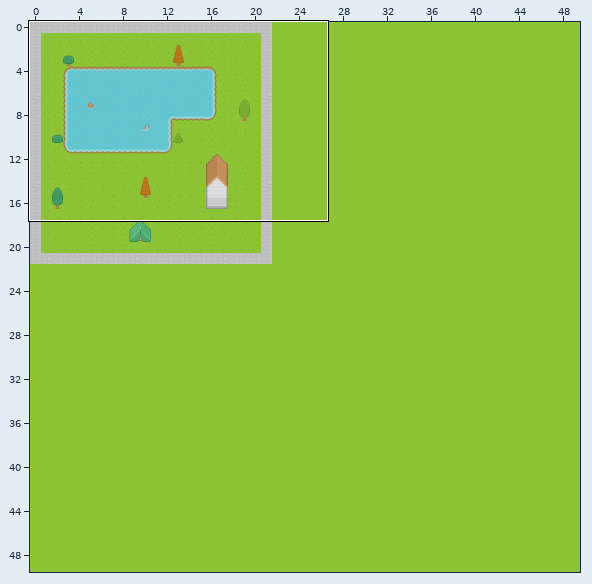
A Tiled map gets an edit: data/testmap.tmx. Above, an overview of the earlier version with the close-up marked.
Close-up. Before:
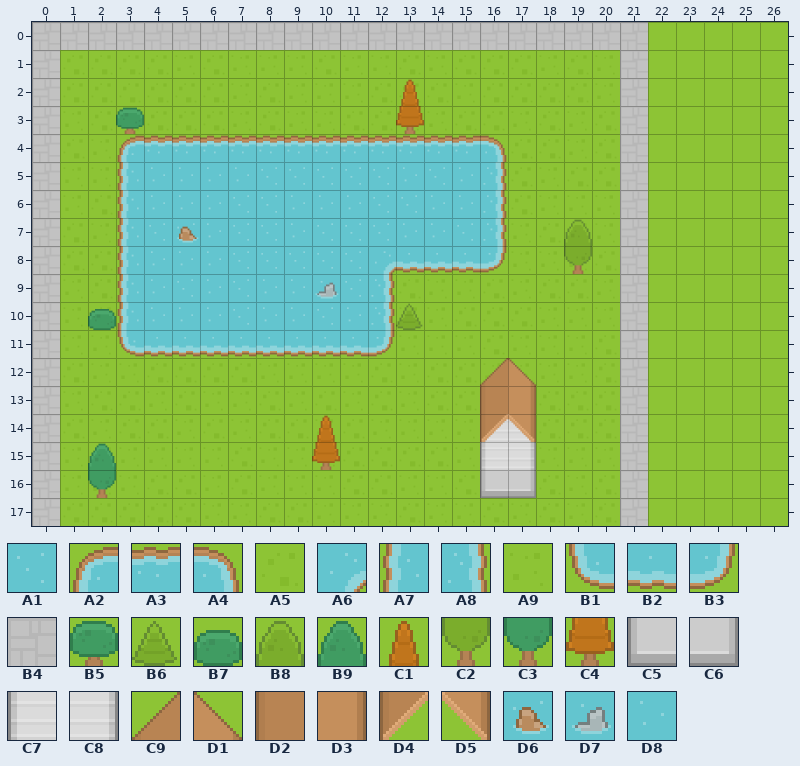
Cells are 64x64 px. Shown: x 0..26, y 0..17. The commit also changed other parts of the map, which this record leaves out. The old version is drawn lined up with the new one.
Key: from "roguelikeSheet_transparent": A1 1, A2 2, A3 3, A4 4, A5 5, A6 57, A7 59, A8 61, A9 62, B1 116, B2 117, B3 118, B4 120, B5 528, B6 529, B7 534, B8 583, B9 585, C1 587, C2 640, C3 642, C4 644, C5 876, C6 878, C7 989, C8 991, C9 1217, D1 1218, D2 1274, D3 1275, D4 1331, D5 1332, D6 1366, D7 1424, D8 1481.
__ is an empty cell, ## one hidden under a higher layer.
Layer "Grass" before, first column x 0:
 0 __ __ __ __ __ __ __ __ __ __ __ __ __ __ __ __ __ __ __ __ __ __ __ __ __ __ __
 1 __ A5 A5 A5 A5 A9 A5 A9 A9 A9 A5 A9 A9 A5 A9 A5 A5 A5 A9 A5 A9 __ __ __ __ __ __
 2 __ A5 A5 A5 A5 A5 A5 A9 A5 A9 A9 A9 A5 A5 A5 A9 A5 A5 A5 A5 A9 __ __ __ __ __ __
 3 __ A9 A5 A9 A5 A5 A5 A9 A5 A9 A9 A5 A5 A9 A9 A5 A5 A9 A5 A9 A5 __ __ __ __ __ __
 4 __ A5 A9 __ __ __ __ __ __ __ __ __ __ __ __ __ __ A5 A5 A9 A5 __ __ __ __ __ __
 5 __ A9 A9 __ __ __ __ __ __ __ __ __ __ __ __ __ __ A5 A9 A5 A5 __ __ __ __ __ __
 6 __ A9 A5 __ __ __ __ __ __ __ __ __ __ __ __ __ __ A5 A9 A9 A9 __ __ __ __ __ __
 7 __ A5 A9 __ __ __ __ __ __ __ __ __ __ __ __ __ __ A9 A5 A5 A9 __ __ __ __ __ __
 8 __ A5 A5 __ __ __ __ __ __ __ __ __ __ __ __ __ __ A9 A9 A9 A5 __ __ __ __ __ __
 9 __ A9 A5 __ __ __ __ __ __ __ __ __ __ A5 A9 A9 A5 A9 A5 A5 A9 __ __ __ __ __ __
10 __ A9 A5 __ __ __ __ __ __ __ __ __ __ A9 A9 A5 A5 A5 A9 A9 A9 __ __ __ __ __ __
11 __ A9 A9 __ __ __ __ __ __ __ __ __ __ A9 A9 A9 A5 A9 A9 A9 A5 __ __ __ __ __ __
12 __ A5 A9 A9 A5 A5 A5 A5 A9 A9 A9 A9 A5 A9 A5 A5 A9 A9 A9 A9 A5 __ __ __ __ __ __
13 __ A9 A5 A5 A9 A5 A9 A9 A5 A9 A5 A9 A5 A9 A5 A5 ## ## A5 A5 A5 __ __ __ __ __ __
14 __ A5 A9 A5 A5 A9 A5 A9 A5 A5 A9 A5 A9 A9 A9 A9 ## ## A5 A5 A5 __ __ __ __ __ __
15 __ A9 A5 A9 A9 A9 A9 A5 A9 A9 A9 A5 A5 A5 A5 A9 ## ## A9 A9 A9 __ __ __ __ __ __
16 __ A9 A9 A9 A5 A5 A9 A5 A9 A9 A9 A5 A5 A9 A9 A5 ## ## A5 A9 A5 __ __ __ __ __ __
17 __ A5 A5 A5 A5 A5 A9 A9 A5 A5 A9 A9 A9 A5 A9 A9 A5 A9 A5 A9 A5 __ __ __ __ __ __
Layer "Water" before, first column x 0:
 0 __ __ __ __ __ __ __ __ __ __ __ __ __ __ __ __ __ __ __ __ __ __ __ __ __ __ __
 1 __ __ __ __ __ __ __ __ __ __ __ __ __ __ __ __ __ __ __ __ __ __ __ __ __ __ __
 2 __ __ __ __ __ __ __ __ __ __ __ __ __ __ __ __ __ __ __ __ __ __ __ __ __ __ __
 3 __ __ __ __ __ __ __ __ __ __ __ __ __ __ __ __ __ __ __ __ __ __ __ __ __ __ __
 4 __ __ __ A2 A3 A3 A3 A3 A3 A3 A3 A3 A3 A3 A3 A3 A4 __ __ __ __ __ __ __ __ __ __
 5 __ __ __ A7 D8 D8 D8 D8 A1 A1 A1 A1 A1 D8 A1 D8 A8 __ __ __ __ __ __ __ __ __ __
 6 __ __ __ A7 D8 D8 D8 A1 A1 D8 D8 D8 A1 A1 D8 D8 A8 __ __ __ __ __ __ __ __ __ __
 7 __ __ __ A7 A1 D6 D8 A1 A1 D8 A1 A1 A1 D8 D8 A1 A8 __ __ __ __ __ __ __ __ __ __
 8 __ __ __ A7 D8 D8 D8 A1 A1 A1 A1 A1 A6 B2 B2 B2 B3 __ __ __ __ __ __ __ __ __ __
 9 __ __ __ A7 D8 A1 D8 A1 D8 D8 D7 A1 A8 __ __ __ __ __ __ __ __ __ __ __ __ __ __
10 __ __ __ A7 D8 D8 D8 A1 D8 D8 A1 D8 A8 __ __ __ __ __ __ __ __ __ __ __ __ __ __
11 __ __ __ B1 B2 B2 B2 B2 B2 B2 B2 B2 B3 __ __ __ __ __ __ __ __ __ __ __ __ __ __
12 __ __ __ __ __ __ __ __ __ __ __ __ __ __ __ __ __ __ __ __ __ __ __ __ __ __ __
13 __ __ __ __ __ __ __ __ __ __ __ __ __ __ __ __ __ __ __ __ __ __ __ __ __ __ __
14 __ __ __ __ __ __ __ __ __ __ __ __ __ __ __ __ C7 C8 __ __ __ __ __ __ __ __ __
15 __ __ __ __ __ __ __ __ __ __ __ __ __ __ __ __ C7 C8 __ __ __ __ __ __ __ __ __
16 __ __ __ __ __ __ __ __ __ __ __ __ __ __ __ __ C5 C6 __ __ __ __ __ __ __ __ __
17 __ __ __ __ __ __ __ __ __ __ __ __ __ __ __ __ __ __ __ __ __ __ __ __ __ __ __
Layer "Objects" before, first column x 0:
 0 __ __ __ __ __ __ __ __ __ __ __ __ __ __ __ __ __ __ __ __ __ __ __ __ __ __ __
 1 __ __ __ __ __ __ __ __ __ __ __ __ __ __ __ __ __ __ __ __ __ __ __ __ __ __ __
 2 __ __ __ __ __ __ __ __ __ __ __ __ __ C1 __ __ __ __ __ __ __ __ __ __ __ __ __
 3 __ __ __ B5 __ __ __ __ __ __ __ __ __ C4 __ __ __ __ __ __ __ __ __ __ __ __ __
 4 __ __ __ __ __ __ __ __ __ __ __ __ __ __ __ __ __ __ __ __ __ __ __ __ __ __ __
 5 __ __ __ __ __ __ __ __ __ __ __ __ __ __ __ __ __ __ __ __ __ __ __ __ __ __ __
 6 __ __ __ __ __ __ __ __ __ __ __ __ __ __ __ __ __ __ __ __ __ __ __ __ __ __ __
 7 __ __ __ __ __ __ __ __ __ __ __ __ __ __ __ __ __ __ __ B8 __ __ __ __ __ __ __
 8 __ __ __ __ __ __ __ __ __ __ __ __ __ __ __ __ __ __ __ C2 __ __ __ __ __ __ __
 9 __ __ __ __ __ __ __ __ __ __ __ __ __ __ __ __ __ __ __ __ __ __ __ __ __ __ __
10 __ __ B7 __ __ __ __ __ __ __ __ __ __ B6 __ __ __ __ __ __ __ __ __ __ __ __ __
11 __ __ __ __ __ __ __ __ __ __ __ __ __ __ __ __ __ __ __ __ __ __ __ __ __ __ __
12 __ __ __ __ __ __ __ __ __ __ __ __ __ __ __ __ C9 D1 __ __ __ __ __ __ __ __ __
13 __ __ __ __ __ __ __ __ __ __ __ __ __ __ __ __ D2 D3 __ __ __ __ __ __ __ __ __
14 __ __ __ __ __ __ __ __ __ __ C1 __ __ __ __ __ D4 D5 __ __ __ __ __ __ __ __ __
15 __ __ B9 __ __ __ __ __ __ __ C4 __ __ __ __ __ __ __ __ __ __ __ __ __ __ __ __
16 __ __ C3 __ __ __ __ __ __ __ __ __ __ __ __ __ __ __ __ __ __ __ __ __ __ __ __
17 __ __ __ __ __ __ __ __ __ __ __ __ __ __ __ __ __ __ __ __ __ __ __ __ __ __ __
Layer "Border" before, first column x 15:
 0 B4 B4 B4 B4 B4 B4 B4 __ __ __ __ __
 1 __ __ __ __ __ __ B4 __ __ __ __ __
 2 __ __ __ __ __ __ B4 __ __ __ __ __
 3 __ __ __ __ __ __ B4 __ __ __ __ __
 4 __ __ __ __ __ __ B4 __ __ __ __ __
 5 __ __ __ __ __ __ B4 __ __ __ __ __
 6 __ __ __ __ __ __ B4 __ __ __ __ __
 7 __ __ __ __ __ __ B4 __ __ __ __ __
 8 __ __ __ __ __ __ B4 __ __ __ __ __
 9 __ __ __ __ __ __ B4 __ __ __ __ __
10 __ __ __ __ __ __ B4 __ __ __ __ __
11 __ __ __ __ __ __ B4 __ __ __ __ __
12 __ __ __ __ __ __ B4 __ __ __ __ __
13 __ __ __ __ __ __ B4 __ __ __ __ __
14 __ __ __ __ __ __ B4 __ __ __ __ __
15 __ __ __ __ __ __ B4 __ __ __ __ __
16 __ __ __ __ __ __ B4 __ __ __ __ __
17 __ __ __ __ __ __ B4 __ __ __ __ __
The result:
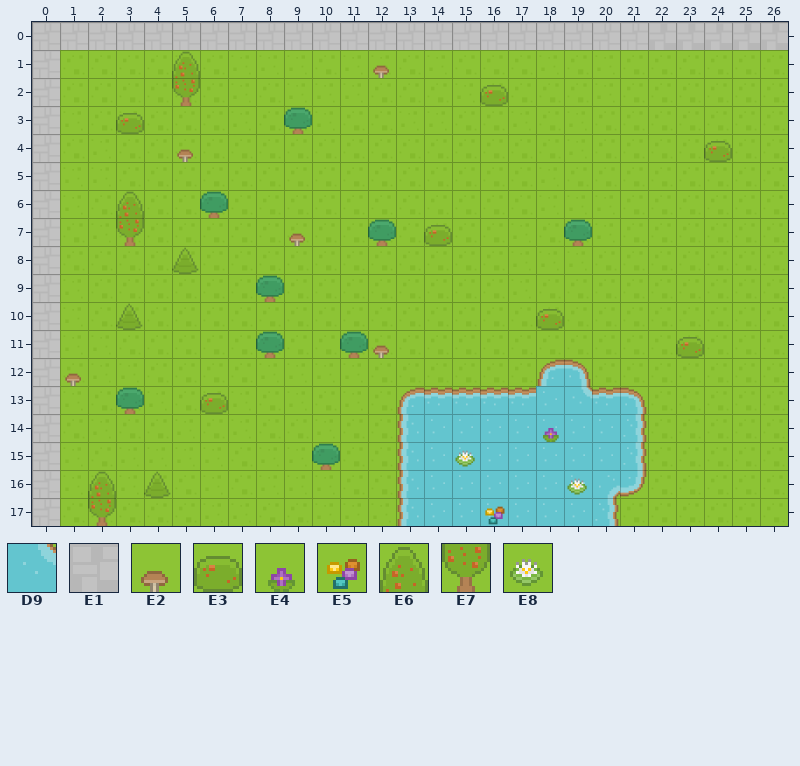
Further tiles: from "roguelikeSheet_transparent": D9 114, E1 177, E2 390, E3 537, E4 543, E5 545, E6 593, E7 650, E8 652.
Tiles of an added or newly shown layer are drawn over the layers below it.
From old to new:
map size 22x22 -> 50x50 cells
Layer "Grass":
y 1..3: x 21 __ -> A5
y 4: x 3..16 __ __ __ __ __ __ __ __ __ __ __ __ __ __ -> A5 A5 A5 A5 A5 A5 A5 A5 A5 A5 A5 A5 A5 A5; x 21 __ -> A5; x 24 __ -> A5
y 5..8: x 3..16 __ __ __ __ __ __ __ __ __ __ __ __ __ __ -> A5 A5 A5 A5 A5 A5 A5 A5 A5 A5 A5 A5 A5 A5; x 21 __ -> A5
y 9: x 3..12 __ __ __ __ __ __ __ __ __ __ -> A5 A5 A5 A5 A5 A5 A5 A5 A5 A5; x 21 __ -> A5
y 10: x 3..13 __ __ __ __ __ __ __ __ __ __ A9 -> A5 A5 A5 A5 A5 A5 A5 A5 A5 A5 A5; x 18 A9 -> A5; x 21 __ -> A5
y 11: x 3..12 __ __ __ __ __ __ __ __ __ __ -> A5 A5 A5 A5 A5 A5 A5 A5 A5 A5; x 21 __ -> A5; x 23 __ -> A5
y 12: x 16..19 A9 A9 A9 A9 -> A5 A5 ## ##; x 21 __ -> A5
y 13: x 13 A9 -> ##
y 14: x 13..15 A9 A9 A9 -> ## ## ##
y 15: x 15 A9 -> ##; x 20 A9 -> ##
y 17: x 19 A9 -> ##; x 21 __ -> A5
Layer "Water" (removed):
y 4: x 3..16 A2 A3 A3 A3 A3 A3 A3 A3 A3 A3 A3 A3 A3 A4 -> __ __ __ __ __ __ __ __ __ __ __ __ __ __
y 5: x 3..16 A7 D8 D8 D8 D8 A1 A1 A1 A1 A1 D8 A1 D8 A8 -> __ __ __ __ __ __ __ __ __ __ __ __ __ __
y 6: x 3..16 A7 D8 D8 D8 A1 A1 D8 D8 D8 A1 A1 D8 D8 A8 -> __ __ __ __ __ __ __ __ __ __ __ __ __ __
y 7: x 3..16 A7 A1 D6 D8 A1 A1 D8 A1 A1 A1 D8 D8 A1 A8 -> __ __ __ __ __ __ __ __ __ __ __ __ __ __
y 8: x 3..16 A7 D8 D8 D8 A1 A1 A1 A1 A1 A6 B2 B2 B2 B3 -> __ __ __ __ __ __ __ __ __ __ __ __ __ __
y 9: x 3..12 A7 D8 A1 D8 A1 D8 D8 D7 A1 A8 -> __ __ __ __ __ __ __ __ __ __
y 10: x 3..12 A7 D8 D8 D8 A1 D8 D8 A1 D8 A8 -> __ __ __ __ __ __ __ __ __ __
y 11: x 3..12 B1 B2 B2 B2 B2 B2 B2 B2 B2 B3 -> __ __ __ __ __ __ __ __ __ __
y 14..15: x 16..17 C7 C8 -> __ __
y 16: x 16..17 C5 C6 -> __ __
Layer "Objects":
y 1: x 5 __ -> E6
y 2: x 5 __ -> E7; x 13 C1 -> __
y 3: x 3 B5 -> __; x 9 __ -> B5; x 13 C4 -> __
y 6: x 3 __ -> E6; x 6 __ -> B5
y 7: x 3 __ -> E7; x 12 __ -> B5; x 19 B8 -> B5
y 8: x 5 __ -> B6; x 19 C2 -> __
y 9: x 8 __ -> B5
y 10: x 2..3 B7 __ -> __ B6; x 13 B6 -> __
y 11: x 8 __ -> B5; x 11 __ -> B5
y 12: x 16..19 C9 D1 __ __ -> __ __ A2 A4
y 13: x 3 __ -> B5; x 13..21 __ __ __ D2 D3 __ __ __ __ -> A2 A3 A3 A3 A3 D8 D9 A3 A4
y 14: x 10 C1 -> __; x 13..21 __ __ __ D4 D5 __ __ __ __ -> A7 D8 D8 D8 D8 D8 D8 D8 A8
y 15: x 2 B9 -> __; x 10 C4 -> B5; x 13..21 __ __ __ __ __ __ __ __ __ -> A7 D8 D8 D8 D8 D8 D8 D8 A8
y 16: x 2 C3 -> E6; x 4 __ -> B6; x 13..21 __ __ __ __ __ __ __ __ __ -> A7 D8 D8 D8 D8 D8 D8 A6 B3
y 17: x 2 __ -> E7; x 13..20 __ __ __ __ __ __ __ __ -> A7 D8 D8 D8 D8 D8 D8 A8
Layer "Border":
y 0: x 22..26 __ __ __ __ __ -> E1 E1 E1 E1 E1
y 1..17: x 21 B4 -> __
Layer "Decor" (added):
y 1: x 12 __ -> E2
y 2: x 16 __ -> E3
y 3: x 3 __ -> E3
y 4: x 5 __ -> E2; x 24 __ -> E3
y 7: x 9 __ -> E2; x 14 __ -> E3
y 10: x 18 __ -> E3
y 11: x 12 __ -> E2; x 23 __ -> E3
y 12: x 1 __ -> E2
y 13: x 6 __ -> E3
y 14: x 18 __ -> E4
y 15: x 15 __ -> E8
y 16: x 19 __ -> E8
y 17: x 16 __ -> E5
